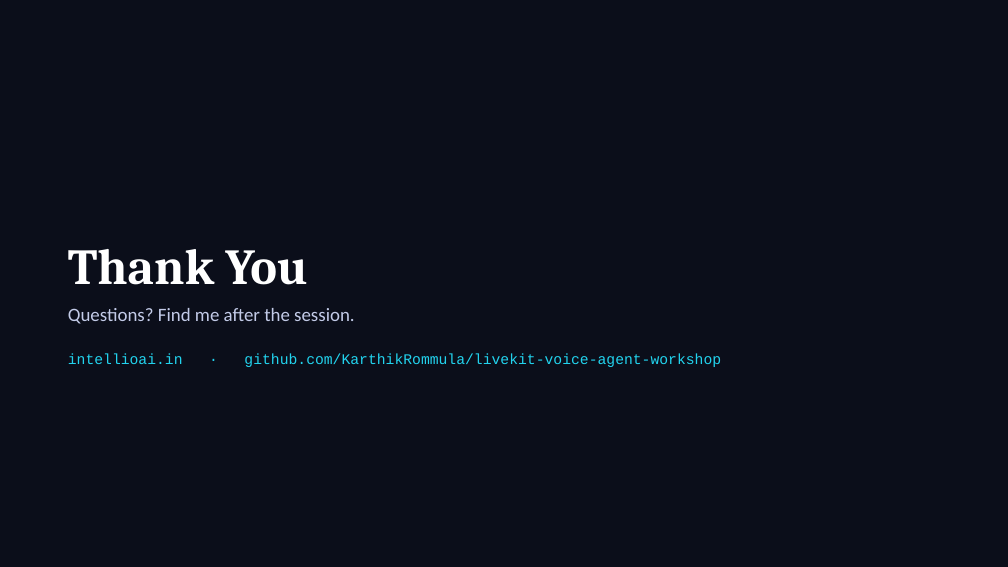
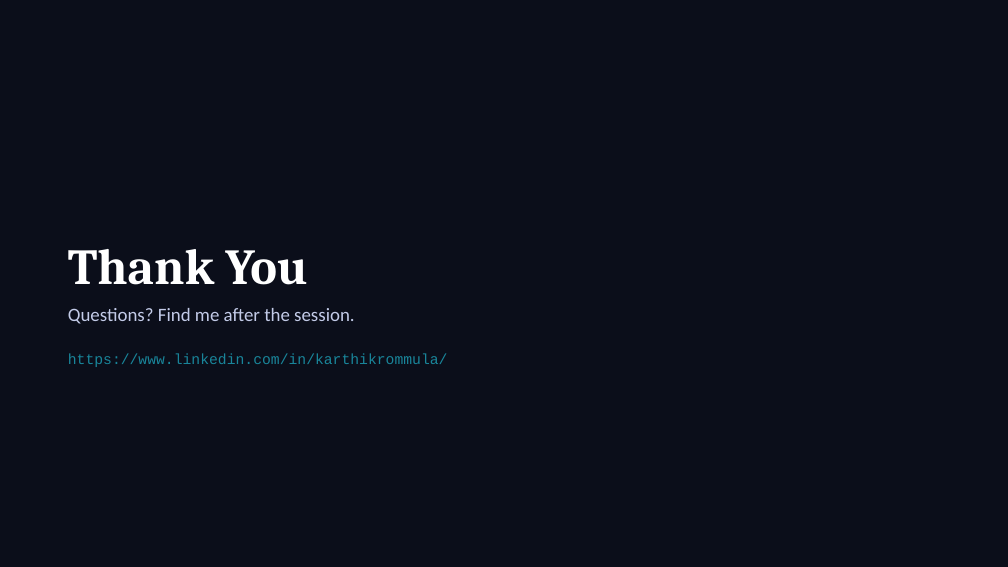
Before and after one commit to KarthikRommula/livekit-voice-agent-workshop, a slide deck: slide 13 of AGENTIC AI & VOICE AGENTS.pptx (slide 9 before the commit). Drawn at 1008x567 pixels with LibreOffice and Linux fonts; fonts in the diff are those of the drawing. Boxes give left, top, right and bottom in pixels: in the first picture for what was removed or moved away, otherwise in the second. Text is boxed around its words. In the diff, an @@ line names an element or a change of style, - is before the commit and + after.

Commit message:
Update presentation on Agentic AI and Voice Agents

```diff
--- a/AGENTIC AI & VOICE AGENTS.pptx
+++ b/AGENTIC AI & VOICE AGENTS.pptx
@@ text at (68, 354, 448, 367): text changed; text colour #22D3EE to #19859A @@
-intellioai.in · github.com/KarthikRommula/livekit-voice-agent-workshop
+https://www.linkedin.com/in/karthikrommula/
```
Also in this commit, not shown: 2 other slides changed, 4 slides added.
